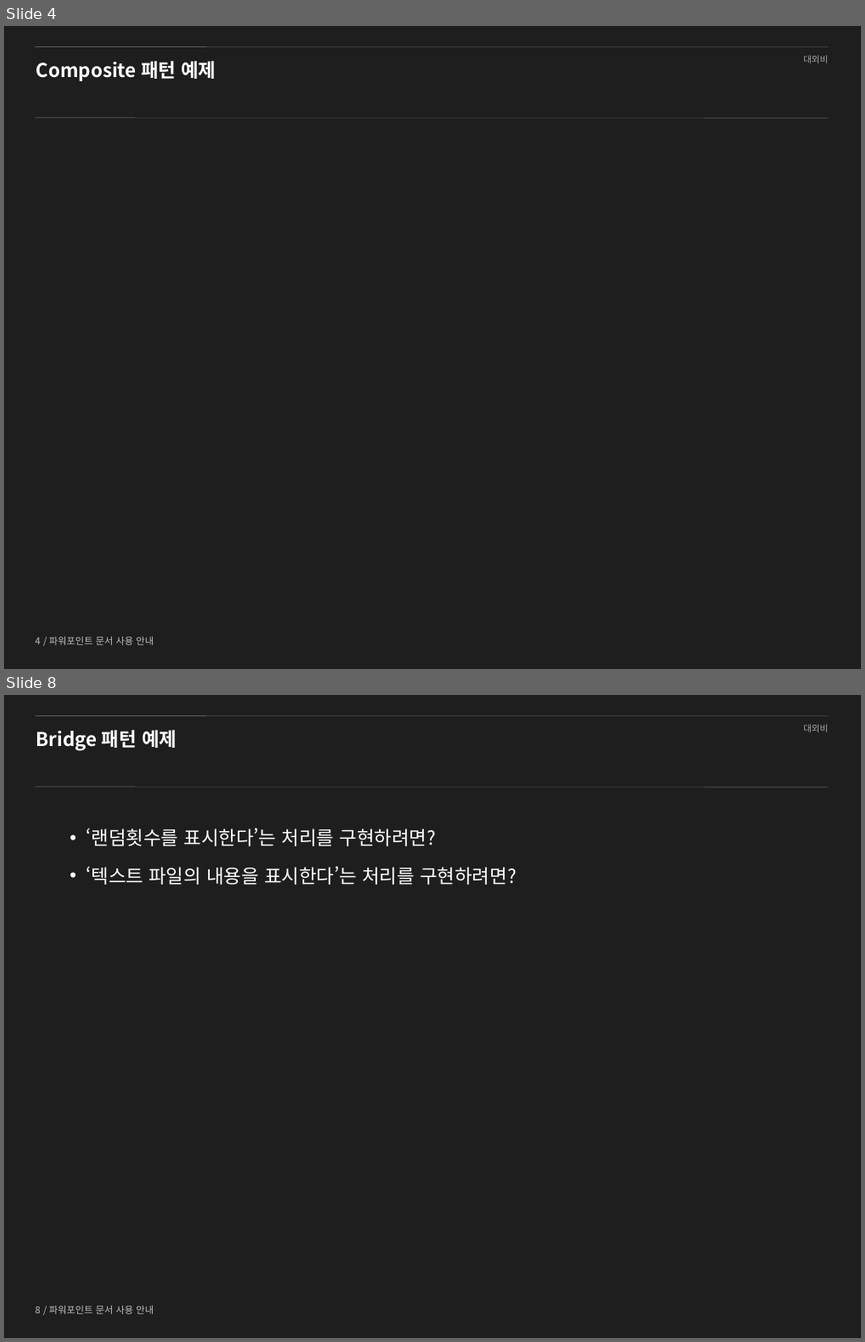
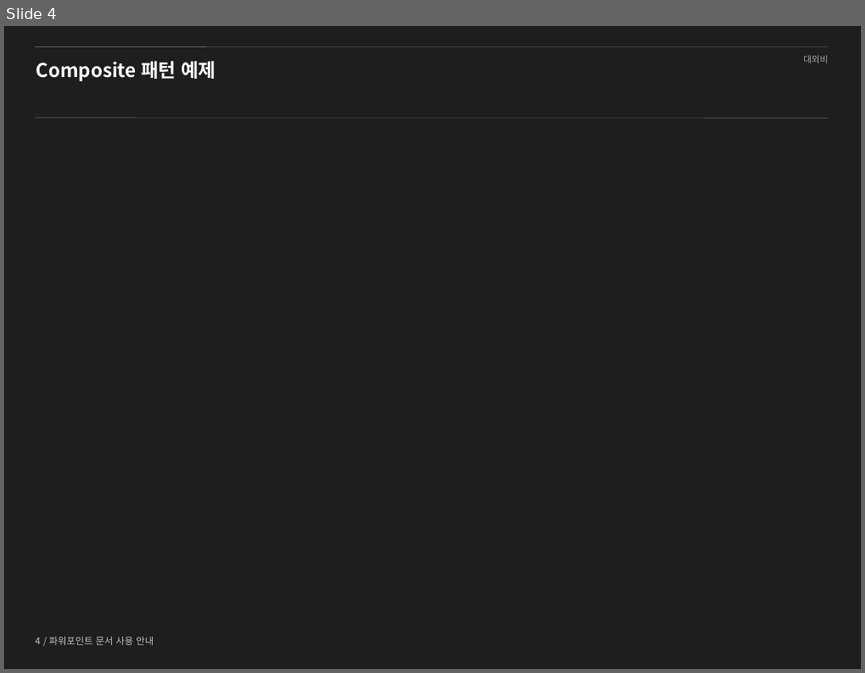
Before and after one commit to shyr/designpattern, a slide deck: src/_ppt/ch11.pptx. Shown one above the other, each under a label of ours: slides 4 and 8 before the commit, slide 4 after it; the slides between them are not shown. The pictures are 865x1342 and 865x673 pixels, drawn with LibreOffice and Linux fonts; fonts in the diff are those of the drawing; background and template pictures are left out. Boxes give left, top, right and bottom in pixels: in the first picture for what was removed or moved away, otherwise in the second. Text is boxed around its words. In the diff, an @@ line names an element or a change of style, - is before the commit and + after.

```diff
--- a/src/_ppt/ch11.pptx
+++ b/src/_ppt/ch11.pptx
@@ slide 8 removed at <box>4,695,861,1338</box>, background #1E1E1E; not listed: 4 template elements that a slide beside it also shows @@
@@ title removed at <box>36,730,177,750</box> @@
-Bridge 패턴 예제
@@ text removed at <box>86,828,517,885</box> @@
-• ‘랜덤횟수를 표시한다’는 처리를 구현하려면?
-• ‘텍스트 파일의 내용을 표시한다’는 처리를 구현하려면?
```
Also in this commit, not shown: 1 slide changed, 4 other slides removed, 1 other file.
